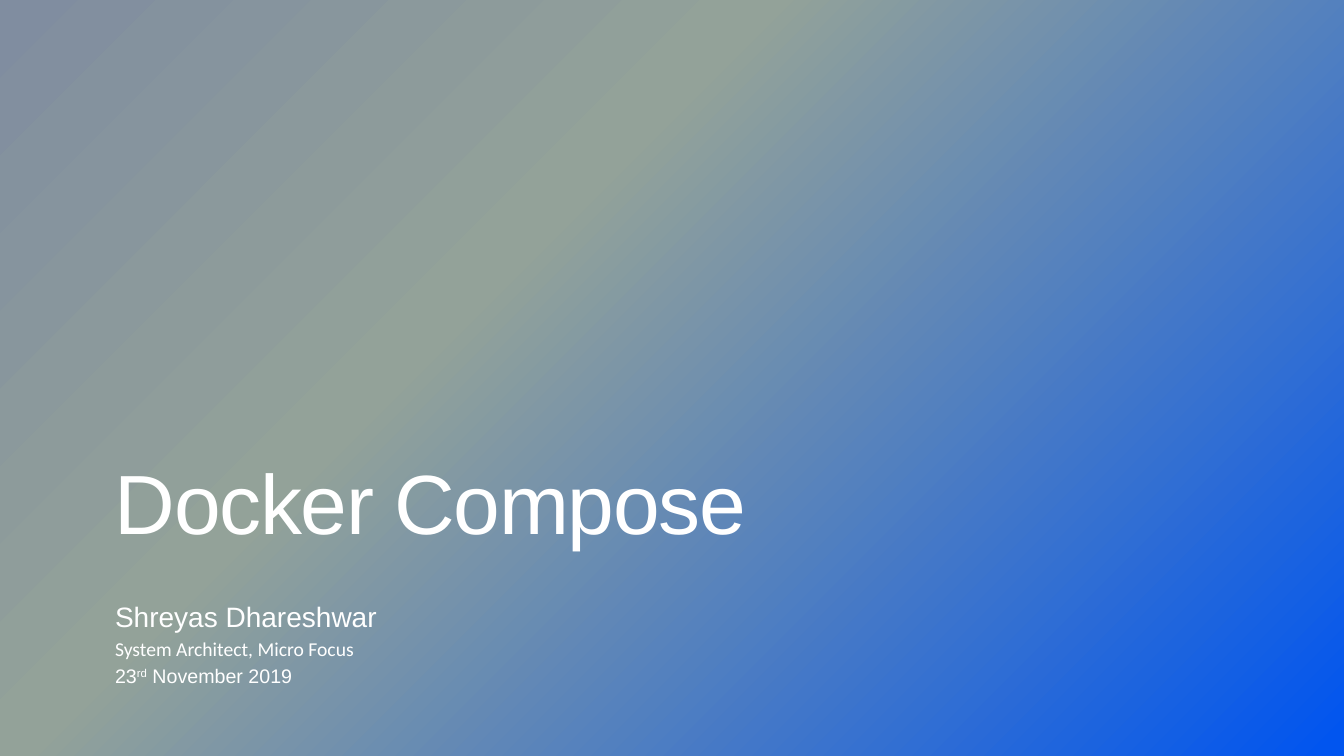
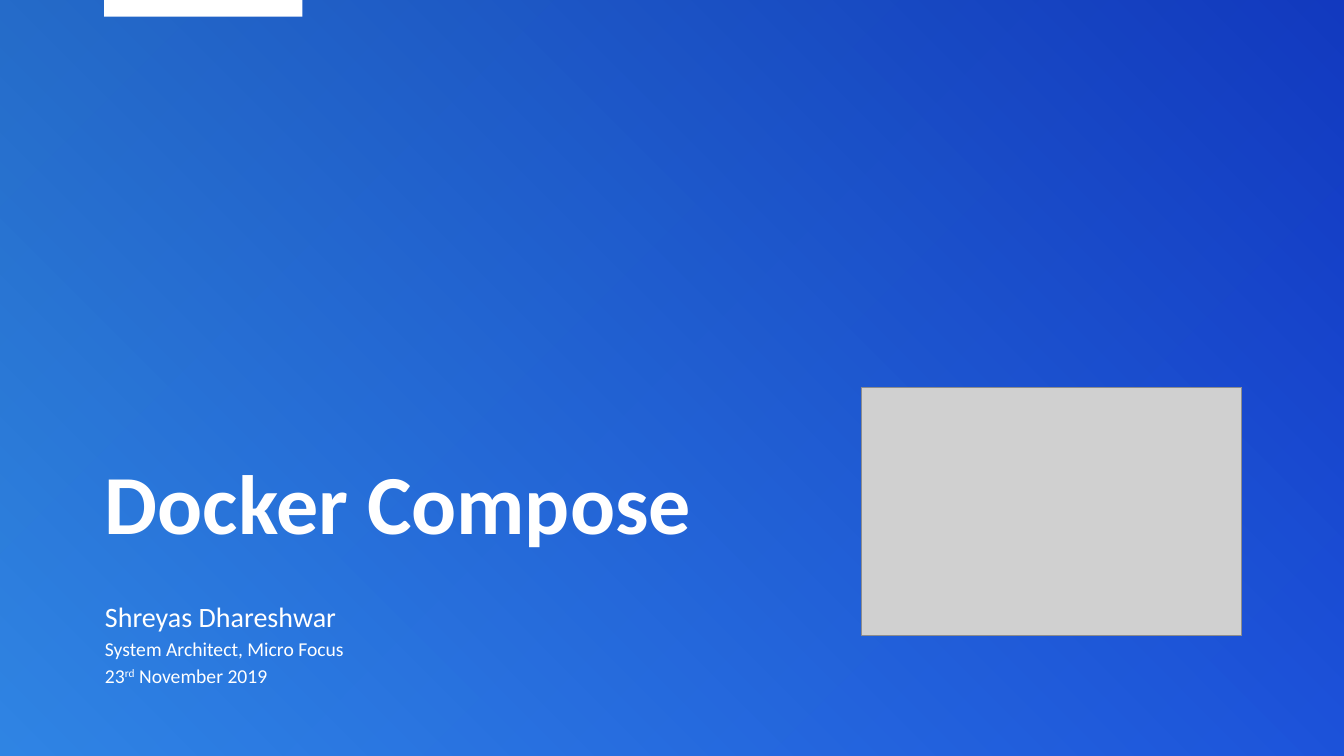
Before and after one commit to shrey-d/msrit-docker, a slide deck: slide 1 of Session_3/02_Docker_Compose.pptx. Drawn at 1344x756 pixels with LibreOffice and Linux fonts; fonts in the diff are those of the drawing; grey boxes stand for pictures; background and template pictures are left out. Boxes give left, top, right and bottom in pixels: in the first picture for what was removed or moved away, otherwise in the second. Text is boxed around its words. In the diff, an @@ line names an element or a change of style, - is before the commit and + after.

```diff
--- a/Session_3/02_Docker_Compose.pptx
+++ b/Session_3/02_Docker_Compose.pptx
@@ background gradient #808DA0 to #93A299 to #0155EF to picture (left out) @@
@@ rectangle added at [0,0,1344,756], fill gradient #5FB0FF to #231CA5 @@
@@ rectangle added at [104,0,302,17], fill #FFFFFF @@
@@ title "Docker Compose" at [105,475,691,548]: font Arial to Calibri, letter spacing -1 to 0 pt, bold on @@
@@ picture added at [862,387,1242,635] @@
@@ text at [105,607,336,683]: font Arial to Calibri in "Shreyas Dhareshwar", "23rd November 2019" @@
```
Also in this commit, not shown: 10 other slides changed, 2 other files.
